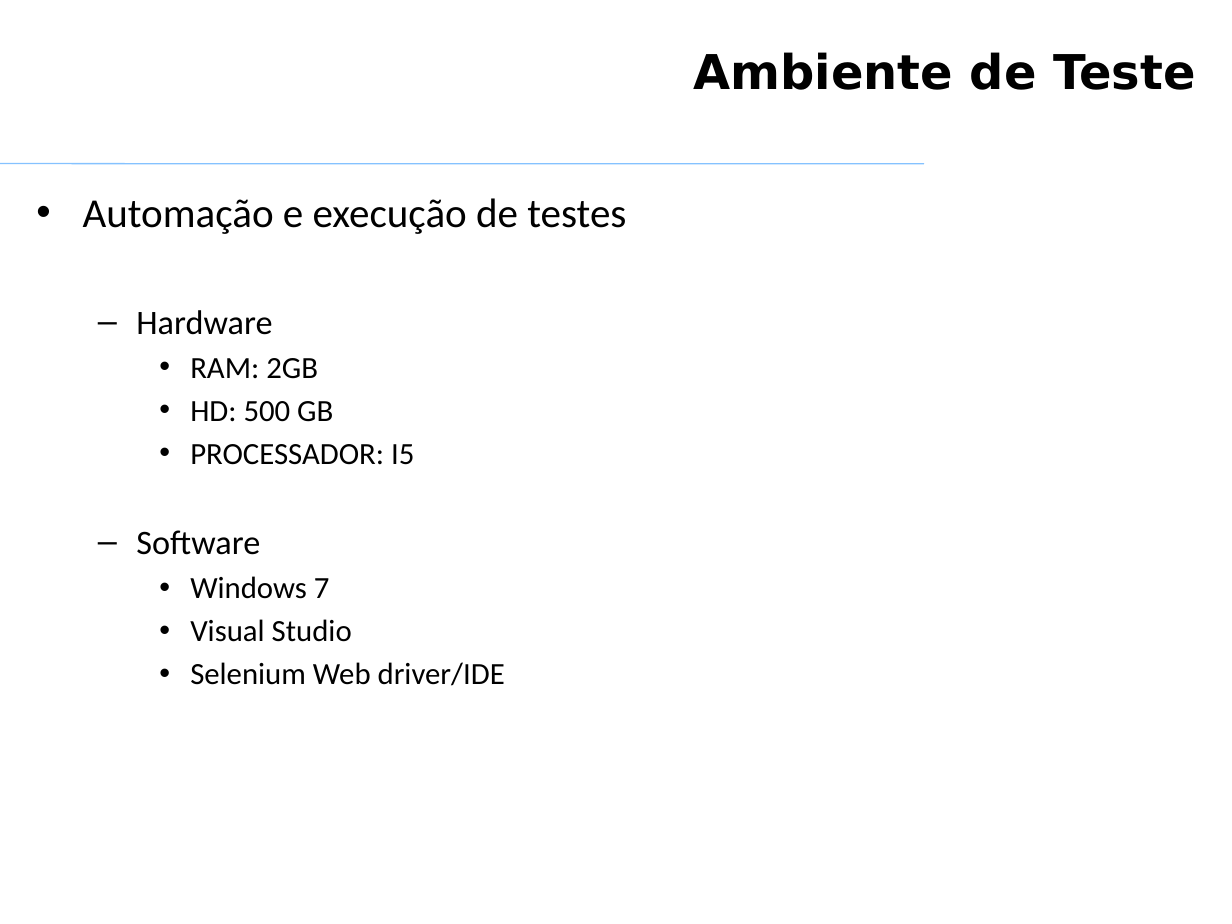
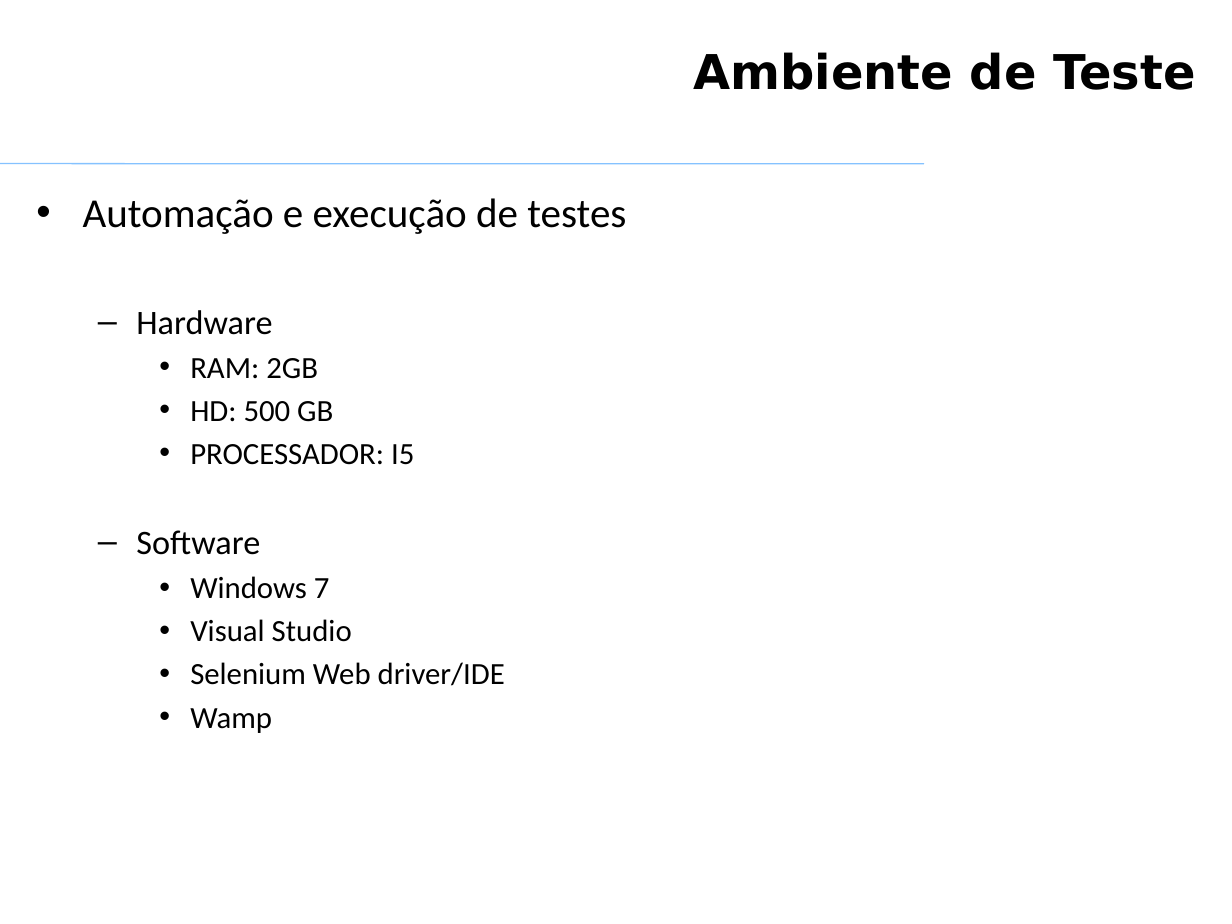
Before and after one commit to VagnerAlcantara/TCC, a slide deck: slide 15 of Qualidade de Produto de SW/Qualidade de produto de SW - TRABALHO.pptx. Drawn at 1232x924 pixels with LibreOffice and Linux fonts; fonts in the diff are those of the drawing; background and template pictures are left out. Boxes give left, top, right and bottom in pixels: in the first picture for what was removed or moved away, otherwise in the second. Text is boxed around its words. In the diff, an @@ line names an element or a change of style, - is before the commit and + after.

```diff
--- a/Qualidade de Produto de SW/Qualidade de produto de SW - TRABALHO.pptx
+++ b/Qualidade de Produto de SW/Qualidade de produto de SW - TRABALHO.pptx
@@ text at (190, 708, 272, 733): paragraph added @@
+    • Wamp
```
Also in this commit, not shown: 6 other slides changed, 1 slide added, 1 slide removed.
